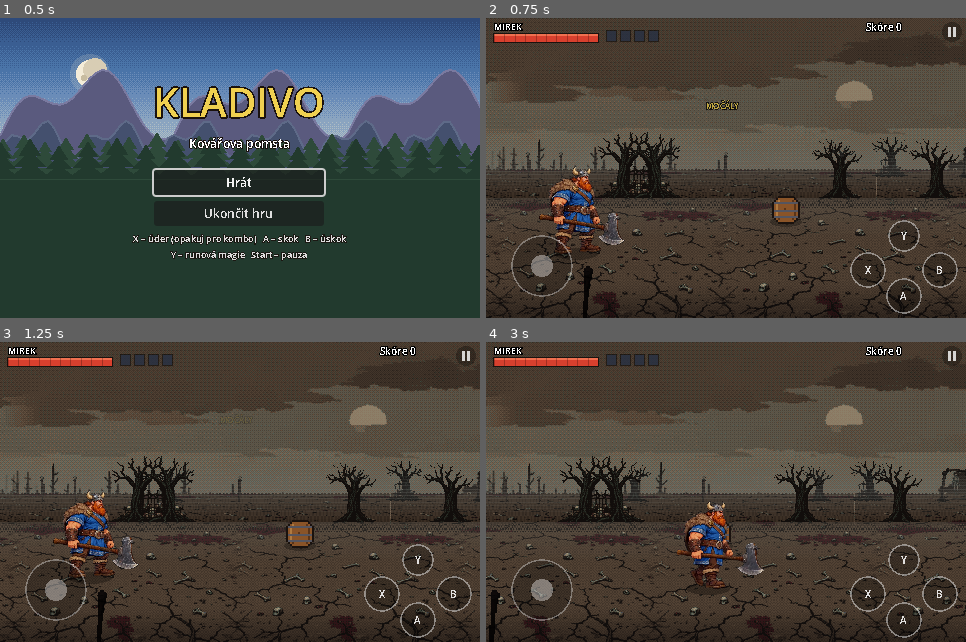
Above: before the commit, frames 1-4 (two rows, left to right).
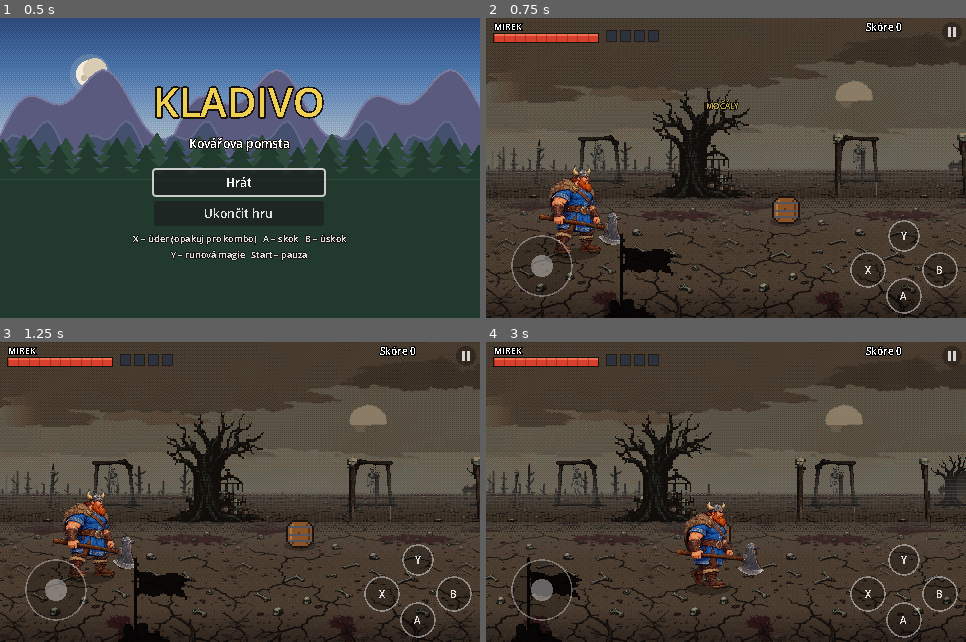
Above: after the commit, the same moments.

Repository: zarybjir/Golden_axe
Game: Godot game, scene res://scenes/main.tscn
Same seed, same stepped clock (60 frames per second), same inputs: the game is played once before the commit and once after it.
Inputs (mouse positions are in pixels of both pictures, inside the frame that each line leads up to):
- Up to frame 1 (0.5 s): no input
- Up to frame 2 (0.75 s): click "Hrát" at 0.5 s
- Up to frame 3 (1.25 s): no input
- Up to frame 4 (3 s): tap Enter (ui_accept) at 1.25 s; move the mouse to (831, 477) at 1.27 s; hold Right (right) 1.28-2 s; tap J (attack) at 1.35 s; click (831, 477) at 1.42 s; tap K (jump) at 1.52, 1.82 s; drag from (630, 507) to (702, 552) at 2.02 s; move the mouse to (774, 426) at 2.77 s; hold Right (right) from 2.78 s (still down); tap I (magic) at 2.85 s

Frame 1 is identical in both runs. In frame 2, 8.9% of the frame differs, in the area x 0-100%, y 23-100%; in frame 3, 9.0%; in frame 4, 9.4%.

Commit message:
Močál: nová sada objektů (chatrč, palisáda, vůz, mohyla, totem z lebek...), větší bližší řada na konci cesty
Co-Authored-By: Claude Opus 5.5 <noreply@anthropic.com>
Claude-Session: https://claude.ai/code/session_015jCRZS7ASg3pqxo763VEwg

Diff:
--- a/scripts/bg_data.gd
+++ b/scripts/bg_data.gd
@@ -1,4 +1,4 @@
 extends RefCounted
 ## VYGENEROVÁNO skriptem tools/build_bg.py – počet objektů v prostřední vrstvě.
 
-const OBJS := {"swamp": 7}
+const OBJS := {"swamp": 16}
--- a/scripts/parallax.gd
+++ b/scripts/parallax.gd
@@ -15,12 +15,12 @@
 const SKY_SPEED := 0.15
 const MID_SPEED := 0.55
 const FRONT_SPEED := 1.35
-const MID_STEP := 120.0
+const MID_STEP := 150.0
 const FAR_SPEED := 0.32
-const FAR_STEP := 70.0
+const FAR_STEP := 85.0
 const HORIZON_Y := 150.0
-const FAR_BASE_Y := 160.0
-const NEAR_BASE_Y := 182.0
+const FAR_BASE_Y := 166.0
+const NEAR_BASE_Y := 184.0
 const FRONT_STEP := 520.0
 
 
@@ -68,10 +68,10 @@
 		# 2) Vzdálená země (perspektivně zploštělá) – na ní stojí vzdálené objekty
 		_draw_far_ground(left * FAR_SPEED, HORIZON_Y, NEAR_BASE_Y + 4.0)
 		# 3) Vzdálená řada objektů v mlze
-		_draw_objects(left * FAR_SPEED, FAR_STEP, FAR_BASE_Y, 0.55, Color(0.62, 0.62, 0.64), 11)
+		_draw_objects(left * FAR_SPEED, FAR_STEP, FAR_BASE_Y, 0.8, Color(0.62, 0.62, 0.64), 11)
 		_fog(HORIZON_Y - 26.0, NEAR_BASE_Y - 6.0, 0.30)
 		# 4) Bližší řada objektů
-		_draw_objects(left * MID_SPEED, MID_STEP, NEAR_BASE_Y, 0.9, Color(0.86, 0.84, 0.82), 0)
+		_draw_objects(left * MID_SPEED, MID_STEP, NEAR_BASE_Y, 1.5, Color(0.86, 0.84, 0.82), 0)
 	else:
 		_draw_objects(left * FRONT_SPEED, FRONT_STEP, size.y + 18.0, 1.5, Color(0.06, 0.04, 0.05, 0.92), 7)
 
Binary file added: art/bg/swamp/obj_10.png
Binary file added: art/bg/swamp/obj_11.png
Binary file added: art/bg/swamp/obj_12.png
Binary file added: art/bg/swamp/obj_13.png
Binary file added: art/bg/swamp/obj_14.png
Binary file added: art/bg/swamp/obj_15.png
Binary file changed: art/bg/swamp/obj_5.png
Binary file changed: art/bg/swamp/obj_6.png
Binary file added: art/bg/swamp/obj_7.png
Binary file added: art/bg/swamp/obj_8.png
Binary file added: art/bg/swamp/obj_9.png
Binary file added: art/source/grim_swamp_mid2.png
(and 1 more such lines)
